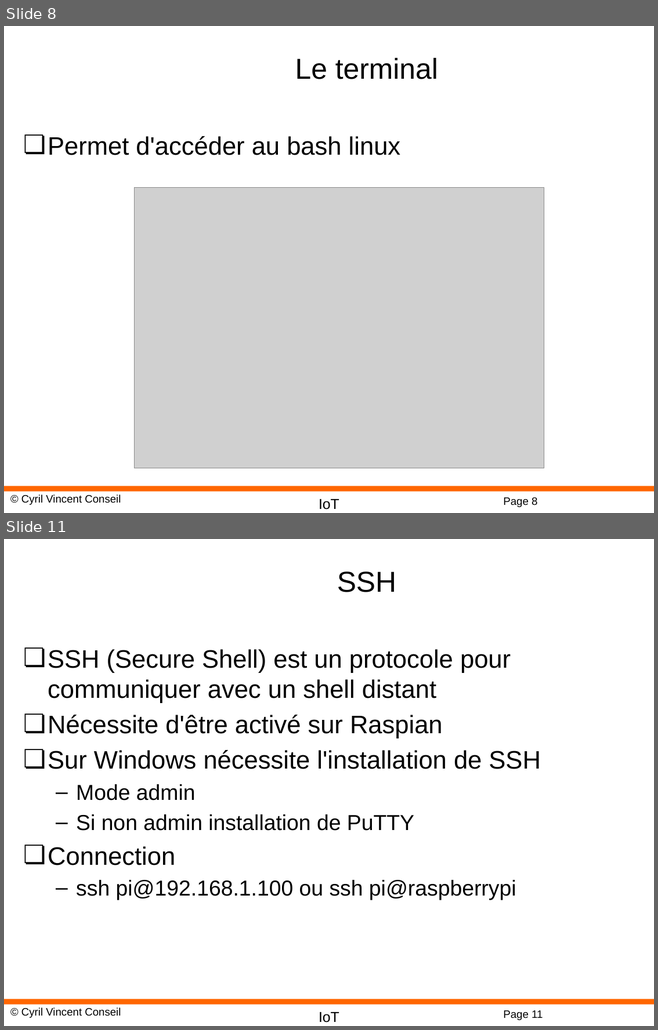
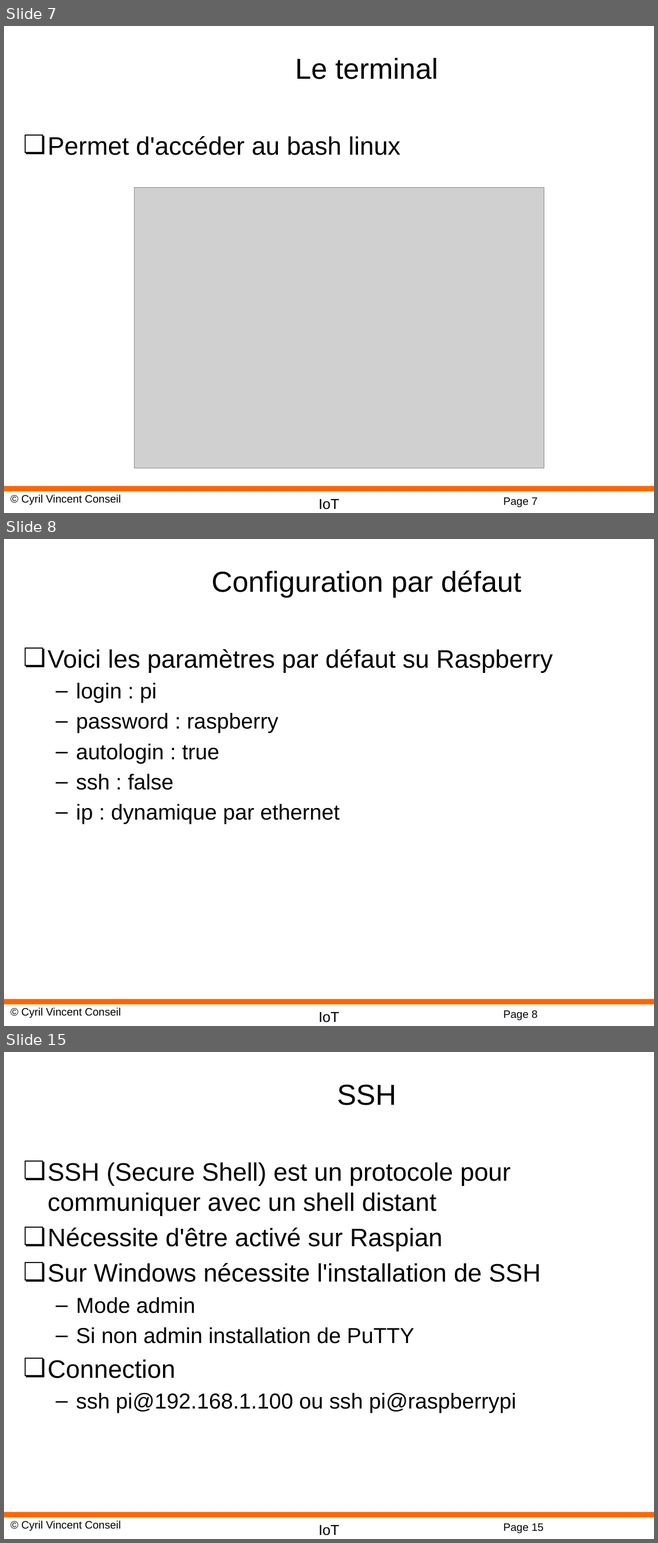
Before and after one commit to cyrilvincent/IoT, a slide deck: ppt/IoT06-Raspbian.pptx. Shown one above the other, each under a label of ours: slides 8 and 11 before the commit, slides 7, 8 and 15 after it; the slides between them are not shown. The pictures are 658x1030 and 658x1543 pixels, drawn with LibreOffice and Linux fonts; fonts in the diff are those of the drawing; grey boxes stand for pictures; background and template pictures are left out. Boxes give left, top, right and bottom in pixels: in the first picture for what was removed or moved away, otherwise in the second. Text is boxed around its words. In the diff, an @@ line names an element or a change of style, - is before the commit and + after.

```diff
--- a/ppt/IoT06-Raspbian.pptx
+++ b/ppt/IoT06-Raspbian.pptx
@@ slide 8 added at [4,539,654,1026], background #FFFFFF; not listed: 4 template elements that a slide beside it also shows @@
@@ title added at [212,570,521,598], 32 pt, text #000000 @@
+Configuration par défaut
@@ text added at [48,649,553,824], 24 pt, text #000000 @@
+❏ Voici les paramètres par défaut su Raspberry
+  – login : pi
+  – password : raspberry
+  – autologin : true
+  – ssh : false
+  – ip : dynamique par ethernet
@@ what was slide 8 is now slide 7 @@
@@ page number at [503,498,537,507]: text changed @@
-Page 8
+Page 7
@@ what was slide 11 is now slide 15 @@
@@ page number at [503,1524,543,1533]: text changed @@
-Page 11
+Page 15
```
Also in this commit, not shown: 2 slides changed, 3 other slides added, 8 other files.
